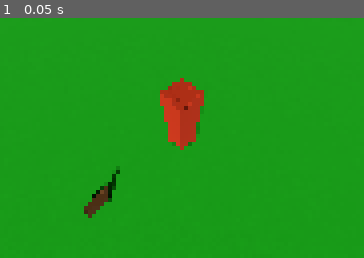
Above: before the commit, frame 1.
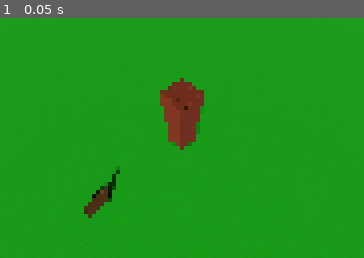
Above: after the commit, the same moment.

Repository: mjviljan/godot4-3d-camera-movement-template
Game: Godot game, scene res://World.tscn
The game is run twice, just before and just after one commit, with the same random seed, the same clock (stepped at 60 frames per second) and the same inputs.
Inputs:
- Up to frame 1 (0.05 s): no input

The runs differ from the first frame. In frame 1, 2.4% of the frame differs, in the area x 43-57%, y 25-55%.

Commit message:
Add tile texture to tower

Diff:
--- a/assets/materials/tower_material.tres
+++ b/assets/materials/tower_material.tres
@@ -1,4 +1,7 @@
-[gd_resource type="StandardMaterial3D" format=3 uid="uid://hlxfcdqxrxoy"]
+[gd_resource type="StandardMaterial3D" load_steps=2 format=3 uid="uid://hlxfcdqxrxoy"]
+
+[ext_resource type="Texture2D" uid="uid://bwd2rtuvoqekf" path="res://assets/textures/tile-texture.png" id="1_asq4e"]
 
 [resource]
-albedo_color = Color(0.878431, 0.211765, 0, 1)
+albedo_texture = ExtResource("1_asq4e")
+uv1_scale = Vector3(16, 16, 16)
Binary file added: assets/textures/tile-texture.png
Not shown, added: assets/textures/tile-texture.png.import
